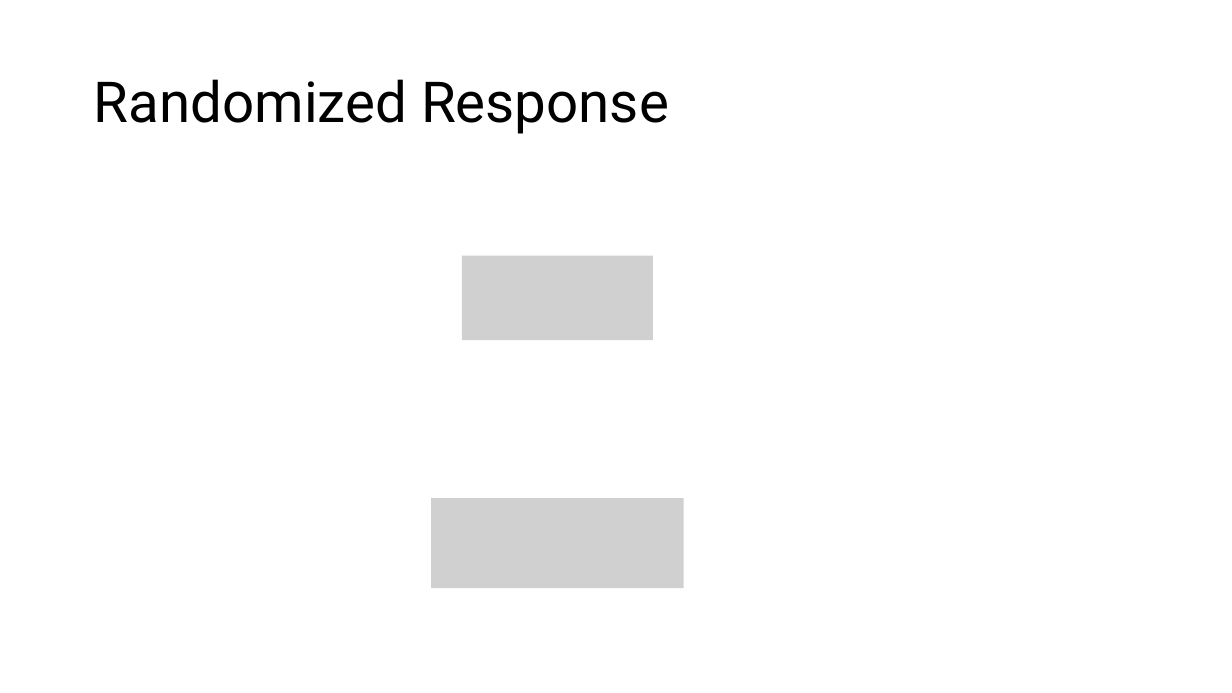
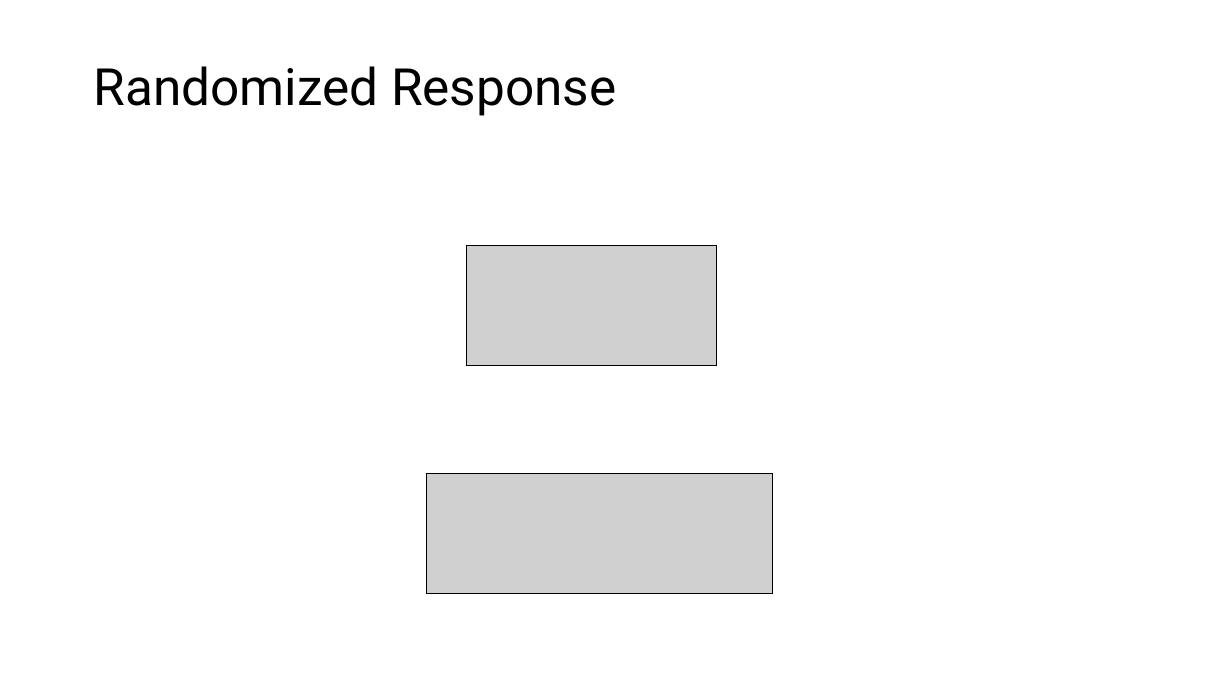
Before and after one commit to CodeFluent/Notes, a slide deck: slide 9 of CS-6223/hw/Grad_Project/Final Documents/PrivKV Differential Privacy for Key Value Structured Data.pptx. Drawn at 1232x693 pixels with LibreOffice and Linux fonts; fonts in the diff are those of the drawing; grey boxes stand for pictures. Boxes give left, top, right and bottom in pixels: in the first picture for what was removed or moved away, otherwise in the second. Text is boxed around its words. In the diff, an @@ line names an element or a change of style, - is before the commit and + after.

```diff
--- a/CS-6223/hw/Grad_Project/Final Documents/PrivKV Differential Privacy for Key Value Structured Data.pptx
+++ b/CS-6223/hw/Grad_Project/Final Documents/PrivKV Differential Privacy for Key Value Structured Data.pptx
@@ title "Randomized Response" at <box>94,66,616,116</box>: size 44 to 40 pt @@
@@ picture: place and size @@
-picture at <box>462,256,653,341</box>
+picture at <box>467,246,717,366</box>
@@ picture: place and size @@
-picture at <box>432,498,684,589</box>
+picture at <box>427,474,773,594</box>
```
Also in this commit, not shown: 7 other slides changed, 3 slides added.
